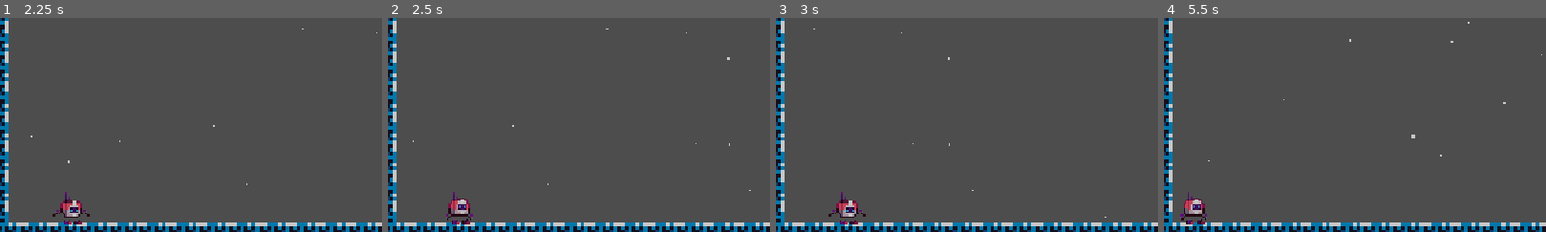
Above: before the commit, frames 1-4 (left to right).
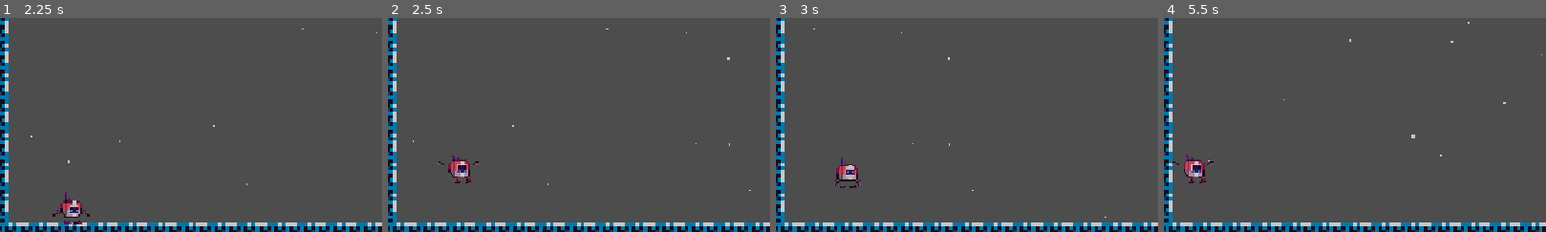
Above: after the commit, the same moments.

Repository: EricFergs/CelesteMovementRecreation
Game: Godot game, scene res://Main.tscn
The game is run twice, just before and just after one commit, with the same random seed, the same clock (stepped at 60 frames per second) and the same inputs.
Inputs:
- Up to frame 1 (2.25 s): hold A (A) 0.53-1.28 s; tap D (D) at 0.8, 1.35 s; tap S (S) at 1.55 s; hold S (S) from 2.03 s (still down)
- Up to frame 2 (2.5 s): keep holding S (S); tap Space (space, bound only after the commit) at 2.3 s
- Up to frame 3 (3 s): release S (S) at 2.78 s; tap Space (space, bound only after the commit) at 2.85 s
- Up to frame 4 (5.5 s): tap A (A) at 3.05 s; hold A (A) 3.53-4.28 s; tap D (D) at 3.8, 4.35 s; tap S (S) at 4.55 s; hold S (S) from 5.03 s (still down); tap Space (space, bound only after the commit) at 5.3 s
The pictures show only the part of the screen within x 3-53%, y 43-93%; the shares and areas given below are measured in that part.

Frame 1 is identical in both runs. In frame 2, 1.1% of the frame differs, in the area x 13-24%, y 63-97%; in frame 3, 1.0%; in frame 4, 1.1%.

Commit message:
Dash now correctly dashes in correct direction

Diff:
--- a/player.gd
+++ b/player.gd
@@ -74,7 +74,7 @@
 
 	jumpBuffer(delta)
 
-	if Input.is_action_just_pressed("jump"):
+	if Input.is_action_just_pressed("space"):
 		if canJump:
 			jump(delta)
 			frictionOnAir()
@@ -93,17 +93,19 @@
 
 func getInputAxis():
 	var new_x_axis = 0
-	new_x_axis = int(Input.is_action_just_pressed("A")) - int(Input.is_action_just_pressed("D"))
-	axis.y = int(Input.is_action_pressed("S")) - int(Input.is_action_pressed("D"))
+	new_x_axis = int(Input.is_action_pressed("D")) - int(Input.is_action_pressed("A"))
+	axis.y = int(Input.is_action_pressed("S")) - int(Input.is_action_pressed("space"))
 	if new_x_axis != 0:
 		axis.x = new_x_axis
 	if axis.y != 0 && new_x_axis == 0:
 		axis.x = 0;
 	axis = axis.normalized()
+	print(axis)
 
 func dash(delta: float):
 	if !hasDashed:
 		if Input.is_action_just_pressed("dash"):
+
 			velocity = axis * DASH_SPEED * delta
 			spriteColor = "blue"
 			Input.start_joy_vibration(0, 1, 1, 0.2)
@@ -181,13 +183,19 @@
 		jumpBufferTimer -= 1
 
 func jump(delta: float):
-	pass
+	velocity.y = -JUMP_HEIGHT * delta
 
 func frictionOnAir():
-	pass
+	if friction:
+		velocity.x = lerp(velocity.x, 0.0, 0.01)
 
 func wallJump(delta:float):
-	pass
+	wallJumpTimer = 0
+	velocity.x = -WALL_JUMP_AMOUNT * $Rotatable.scale.x * delta
+	velocity.y = -JUMP_HEIGHT * delta
+	$Rotatable.scale.x = -$Rotatable.scale.x
 
 func setJumpHeight(delta:float):
-	pass
+	if Input.is_action_just_released("space"):
+		if velocity.y < -MIN_JUMP_HEIGHT * delta:
+			velocity.y = -MIN_JUMP_HEIGHT * delta
--- a/project.godot
+++ b/project.godot
@@ -54,3 +54,8 @@
 "events": [Object(InputEventKey,"resource_local_to_scene":false,"resource_name":"","device":-1,"window_id":0,"alt_press …(192 unchanged characters)…
 ]
 }
+space={
+"deadzone": 0.2,
+"events": [Object(InputEventKey,"resource_local_to_scene":false,"resource_name":"","device":-1,"window_id":0,"alt_pressed":false,"shift_pressed":false,"ctrl_pressed":false,"meta_pressed":false,"pressed":false,"keycode":0,"physical_keycode":32,"key_label":0,"unicode":32,"location":0,"echo":false,"script":null)
+]
+}
